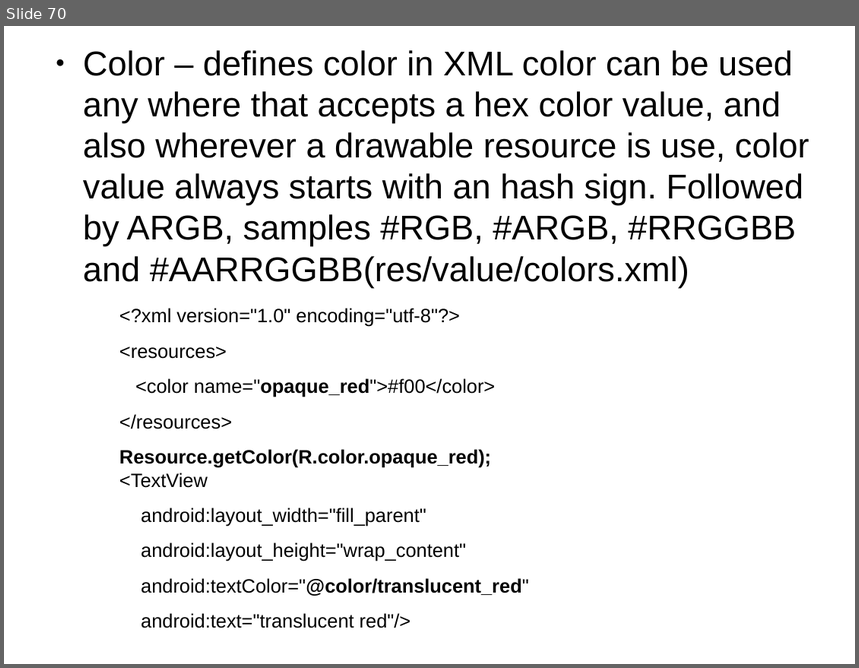
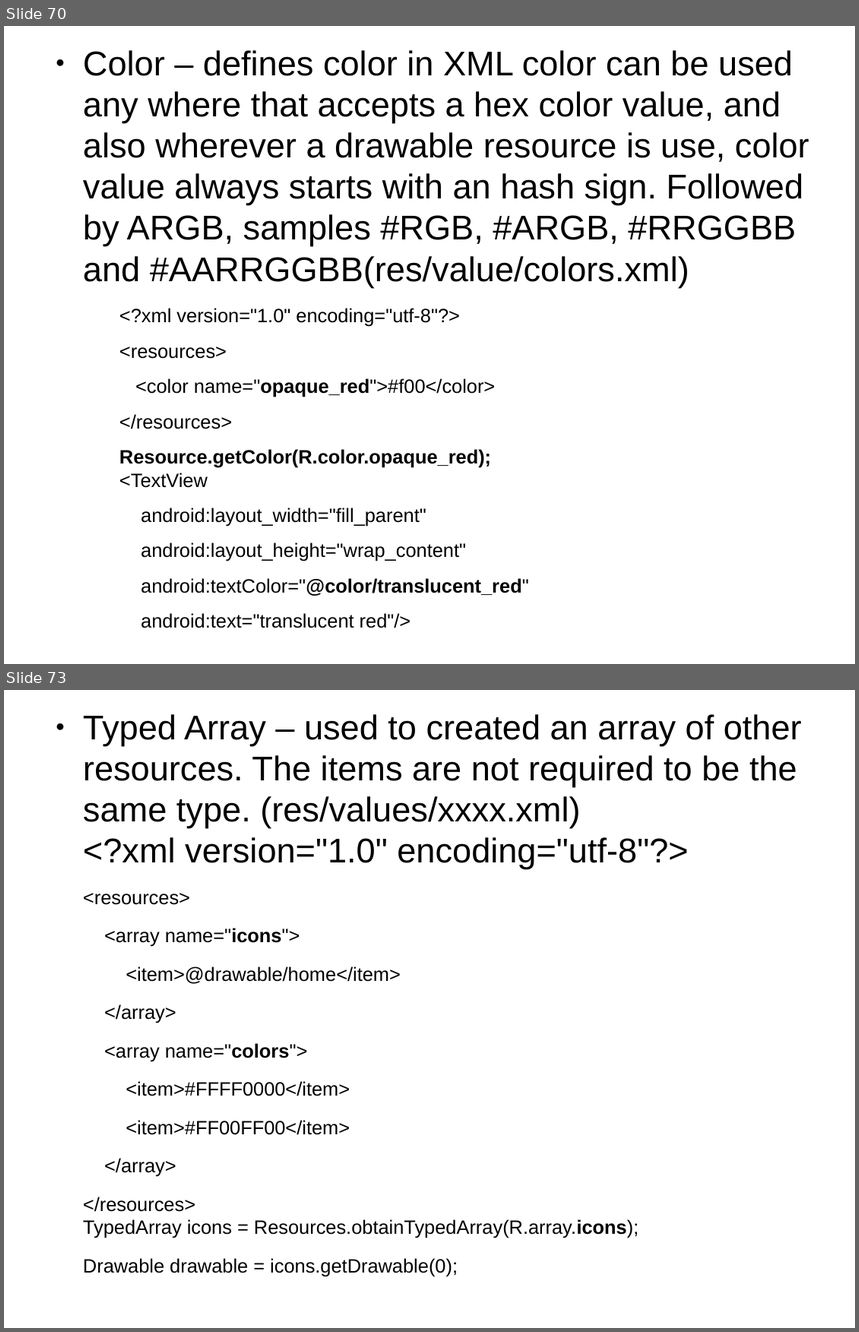
Before and after one commit to thegreatdao/testa, a slide deck: assets/android.odp. Shown one above the other, each under a label of ours: slide 70 before the commit, slides 70 and 73 after it; the slides between them are not shown. The pictures are 859x668 and 859x1332 pixels, drawn with LibreOffice and Linux fonts; fonts in the diff are those of the drawing. Boxes give left, top, right and bottom in pixels: in the first picture for what was removed or moved away, otherwise in the second. Text is boxed around its words. In the diff, an @@ line names an element or a change of style, - is before the commit and + after.

```diff
--- a/assets/android.odp
+++ b/assets/android.odp
@@ slide 73 added at bbox=[4, 690, 855, 1328], background #FFFFFF @@
@@ text added at bbox=[83, 714, 802, 1277], 18 pt, text #000000 @@
+● Typed Array – used to created an array of other resources. The items are not required to be the same type. (res/values/xxxx.xml)
+  <?xml version="1.0" encoding="utf-8"?>
+<resources>
+<array name="icons">
+<item>@drawable/home</item>
+</array>
+<array name="colors">
+<item>#FFFF0000</item>
+<item>#FF00FF00</item>
+</array>
+</resources>
+TypedArray icons = Resources.obtainTypedArray(R.array.icons);
+Drawable drawable = icons.getDrawable(0);
```
Also in this commit, not shown: 11 other slides added, 1 slide removed, 4 other files.
